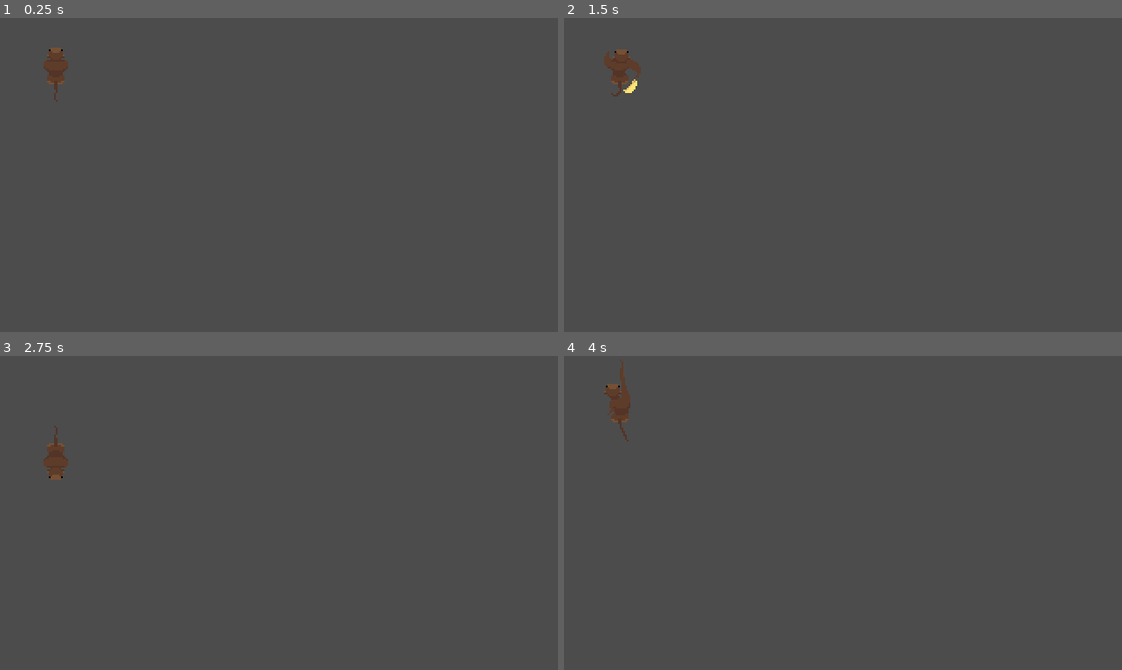
Above: before the commit, frames 1-4 (two rows, left to right).
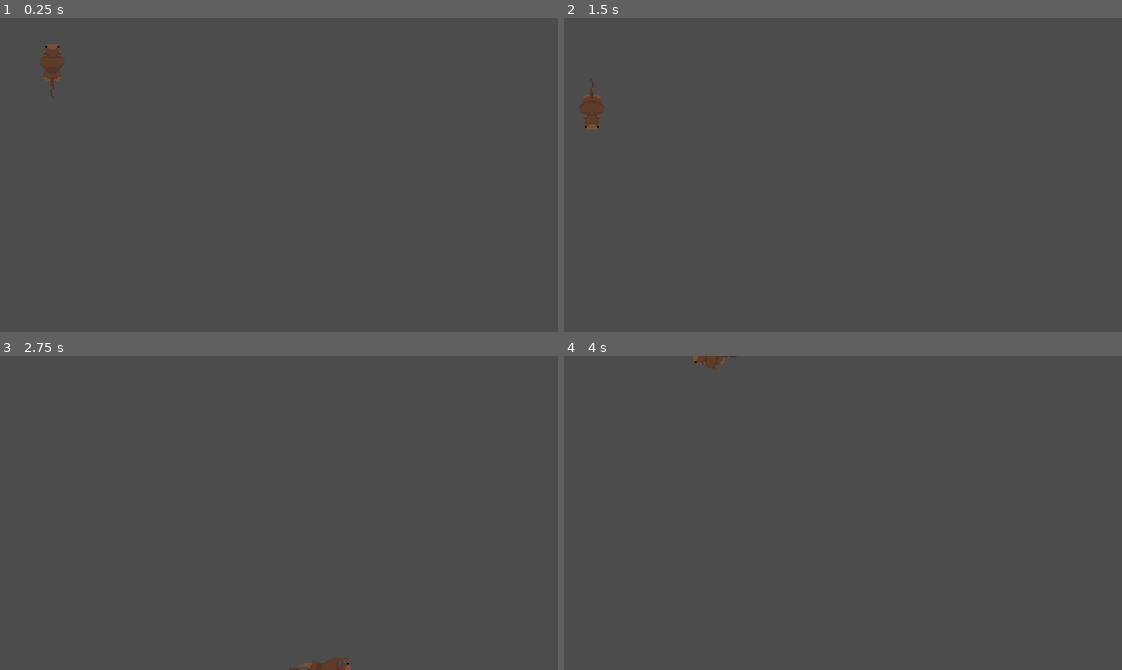
Above: after the commit, the same moments.

Repository: Spencer-Comin/OOH-Return-to-Monke
Game: Godot game, scene res://Game.tscn
Two runs of this game, one before a commit and one after it. Both use one fixed random seed, a clock stepped at 60 frames per second and the inputs below.
Inputs:
- Up to frame 1 (0.25 s): no input
- Up to frame 2 (1.5 s): tap Enter at 0.5 s; hold Right (ui_right) 0.53-1.28 s; hold Space 0.53-1.28 s; hold Down (ui_down) from 1.28 s (still down); tap Space at 1.35 s
- Up to frame 3 (2.75 s): tap Space at 1.52, 1.82 s; release Down (ui_down) at 2.03 s; hold Right (ui_right) from 2.03 s (still down); hold Space from 2.03 s (still down)
- Up to frame 4 (4 s): release Right (ui_right) at 2.78 s; release Space at 2.78 s; hold Up (ui_up) 2.78-3.53 s; tap Space at 2.85, 3.02, 3.32 s; hold Left (ui_left) from 3.53 s (still down); hold Space from 3.53 s (still down)

The runs differ from the first frame. In frame 1, 0.2% of the frame differs, in the area x 7-13%, y 8-27%; in frame 2, 0.9%, in the area x 2-14%, y 10-36%; in frame 3, 0.6%; in frame 4, 0.7%.

Commit message:
Buggy banan throw
Banan position changes to player's position on first move after throw.

Diff:
--- /dev/null
+++ b/Banan.gd
@@ -0,0 +1,17 @@
+extends Node2D
+
+export var velocity = Vector2.ZERO
+const speed = 5
+
+# Called when the node enters the scene tree for the first time.
+func _ready():
+	print("banan created")
+	self.hide()
+
+
+func _on_VisibilityNotifier2D_screen_exited():
+	queue_free()
+
+# Called every frame. 'delta' is the elapsed time since the previous frame.
+func _process(delta):
+	position += velocity
--- a/Banan.tscn
+++ b/Banan.tscn
@@ -1,9 +1,10 @@
-[gd_scene load_steps=8 format=2]
+[gd_scene load_steps=9 format=2]
 
 [ext_resource path="res://monke_spritesheets/banan.png" type="Texture" id=1]
+[ext_resource path="res://Banan.gd" type="Script" id=2]
 
 [sub_resource type="CircleShape2D" id=6]
-radius = 9.67873
+radius = 7.98488
 
 [sub_resource type="AtlasTexture" id=1]
 atlas = ExtResource( 1 )
@@ -35,15 +36,22 @@
 } ]
 
 [node name="Banan" type="Node2D"]
+script = ExtResource( 2 )
 
 [node name="RigidBody2D" type="RigidBody2D" parent="."]
 gravity_scale = 0.0
 
 [node name="CollisionShape2D" type="CollisionShape2D" parent="RigidBody2D"]
+position = Vector2( 0, -1 )
 shape = SubResource( 6 )
 
 [node name="AnimatedSprite" type="AnimatedSprite" parent="RigidBody2D"]
 frames = SubResource( 5 )
 animation = "spin"
-frame = 3
+frame = 1
 playing = true
+
+[node name="VisibilityNotifier2D" type="VisibilityNotifier2D" parent="."]
+
+[connection signal="tree_entered" from="." to="." method="_on_Banan_tree_entered"]
+[connection signal="screen_exited" from="VisibilityNotifier2D" to="." method="_on_VisibilityNotifier2D_screen_exited"]
--- /dev/null
+++ b/Game.gd
@@ -0,0 +1,16 @@
+extends Node2D
+
+# Declare member variables here. Examples:
+# var a = 2
+# var b = "text"
+
+
+# Called when the node enters the scene tree for the first time.
+func _ready():
+	$Player.start(30, 30)
+
+
+
+# Called every frame. 'delta' is the elapsed time since the previous frame.
+#func _process(delta):
+#	pass
--- a/Game.tscn
+++ b/Game.tscn
@@ -1,11 +1,12 @@
-[gd_scene load_steps=2 format=2]
+[gd_scene load_steps=3 format=2]
 
 [ext_resource path="res://Player.tscn" type="PackedScene" id=1]
+[ext_resource path="res://Game.gd" type="Script" id=2]
 
 [node name="World" type="Node2D"]
+script = ExtResource( 2 )
 
 [node name="TileMap" type="TileMap" parent="."]
 format = 1
 
 [node name="Player" parent="." instance=ExtResource( 1 )]
-position = Vector2( 32, 32 )
--- a/Player.gd
+++ b/Player.gd
@@ -1,20 +1,24 @@
 extends Node2D
 
-
-# Declare member variables here. Examples:
-# var a = 2
-# var b = "text"
+export (PackedScene) var Banan
 
 var velocity
-export var speed = 3
+export var speed = 2
 var screen_size
 var throwing = false
+var can_throw = true
+var cooldown_time = 4
 
 
 # Called when the node enters the scene tree for the first time.
 func _ready():
 	screen_size = get_viewport_rect().size
-	$KinematicBody2D/AnimatedSprite.stop()
+	$KinematicBody2D/AnimatedSprite.animation = "stop"
+
+
+func start(x, y):
+	position.x = x
+	position.y = y
 
 
 # Called every frame. 'delta' is the elapsed time since the previous frame.
@@ -30,20 +34,37 @@
 	elif Input.is_action_pressed("ui_down"):
 		velocity.y = 1
 
-	if Input.is_key_pressed(KEY_SPACE):
-		$KinematicBody2D/AnimatedSprite.connect("animation_finished", self, "_on_animation_finished")
-		$KinematicBody2D/AnimatedSprite.play("throw")
-		throwing = true
+	if Input.is_key_pressed(KEY_SPACE) and can_throw:
+		throw()
 	elif velocity.length() > 0 and not throwing:
-		$KinematicBody2D.rotation = velocity.angle() + deg2rad(90)
+		$KinematicBody2D.rotation = velocity.angle() + PI/2
 		velocity = velocity.normalized() * speed
 		$KinematicBody2D.move_and_collide(velocity)
+		position = $KinematicBody2D.position
 		$KinematicBody2D/AnimatedSprite.play("run")
-	else:
-		$KinematicBody2D/AnimatedSprite.connect("animation_finished", self, "_on_animation_finished")
 
 
-func _on_animation_finished():
+func throw():
+	print("throwing banan")
+	throwing = true
+	can_throw = false
+	$ThrowCooldown.start(cooldown_time)
+	print("starting cooldown")
+	$KinematicBody2D/AnimatedSprite.play("throw")
+	var b = Banan.instance()
+	owner.add_child(b)
+	b.transform = $KinematicBody2D/ThrowPoint.global_transform
+	var angle = $KinematicBody2D.rotation - PI/2
+	b.velocity = Vector2(cos(angle), sin(angle)) * b.speed
+	b.show()
+
+
+func _on_AnimatedSprite_animation_finished():
 	$KinematicBody2D/AnimatedSprite.animation = "stop"
 	$KinematicBody2D/AnimatedSprite.stop()
 	throwing = false
+
+
+func _on_ThrowCooldown_timeout():
+	can_throw = true
+	print("cooldown done")
--- a/Player.tscn
+++ b/Player.tscn
@@ -1,8 +1,9 @@
-[gd_scene load_steps=24 format=2]
+[gd_scene load_steps=25 format=2]
 
 [ext_resource path="res://monke_spritesheets/monke_run.png" type="Texture" id=1]
 [ext_resource path="res://Player.gd" type="Script" id=2]
 [ext_resource path="res://monke_spritesheets/monke_throw.png" type="Texture" id=3]
+[ext_resource path="res://Banan.tscn" type="PackedScene" id=4]
 
 [sub_resource type="CapsuleShape2D" id=1]
 height = 7.74012
@@ -99,6 +100,7 @@
 
 [node name="Player" type="Node2D"]
 script = ExtResource( 2 )
+Banan = ExtResource( 4 )
 
 [node name="KinematicBody2D" type="KinematicBody2D" parent="."]
 
@@ -110,3 +112,14 @@
 frames = SubResource( 9 )
 animation = "stop"
 playing = true
+
+[node name="ThrowPoint" type="Position2D" parent="KinematicBody2D"]
+position = Vector2( 0, -30 )
+
+[node name="ThrowCooldown" type="Timer" parent="."]
+wait_time = 4.0
+one_shot = true
+
+[connection signal="animation_finished" from="KinematicBody2D/AnimatedSprite" to="." method="_on_AnimatedSprite_animation_finished"]
+[connection signal="frame_changed" from="KinematicBody2D/AnimatedSprite" to="." method="_on_AnimatedSprite_frame_changed"]
+[connection signal="timeout" from="ThrowCooldown" to="." method="_on_ThrowCooldown_timeout"]
